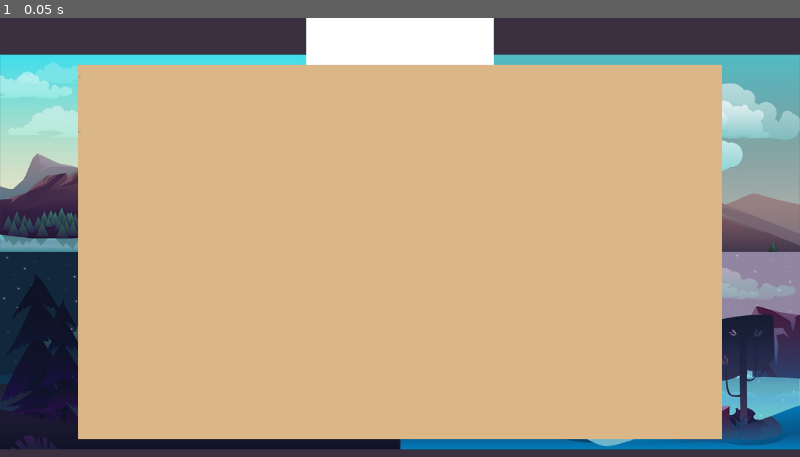
Above: before the commit, frame 1.
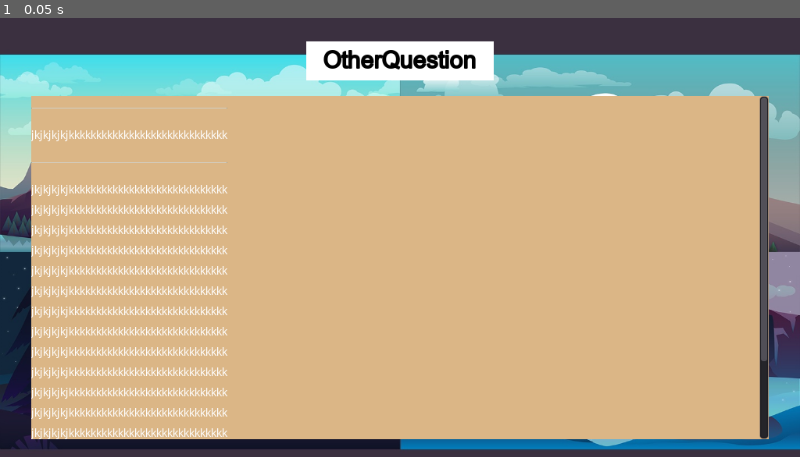
Above: after the commit, the same moment.

Repository: lawrence0510/Grduation_Repository
Game: Godot game, scene res://Scene/Dialog.tscn
Same seed, same stepped clock (60 frames per second), same inputs: the game is played once before the commit and once after it. The project has no main scene, so this scene is started directly.
Inputs:
- Up to frame 1 (0.05 s): no input

The runs differ from the first frame. In frame 1, 19% of the frame differs, in the area x 3-97%, y 0-97%.

Commit message:
結算頁面調整完成

Diff:
--- a/frontend/kerwin/Scene/Dialog.tscn
+++ b/frontend/kerwin/Scene/Dialog.tscn
@@ -1,6 +1,13 @@
-[gd_scene load_steps=3 format=2]
+[gd_scene load_steps=5 format=2]
 
 [ext_resource path="res://Pic/Free-Horizontal-2D-Game-Backgrounds-2.jpg" type="Texture" id=1]
+[ext_resource path="res://ARIAL.TTF" type="DynamicFontData" id=2]
+
+[sub_resource type="DynamicFont" id=3]
+size = 30
+outline_size = 1
+outline_color = Color( 0, 0, 0, 1 )
+font_data = ExtResource( 2 )
 
 [sub_resource type="StyleBoxEmpty" id=2]
 
@@ -18,48 +25,169 @@
 anchor_left = 0.5
 anchor_right = 0.5
 margin_left = -120.0
+margin_top = 30.0
 margin_right = 120.0
-margin_bottom = 480.0
+margin_bottom = 80.0
+
+[node name="Label" type="Label" parent="."]
+anchor_left = 0.5
+anchor_right = 0.5
+margin_left = -98.0
+margin_top = 36.0
+margin_right = 98.0
+margin_bottom = 71.0
+custom_colors/font_color = Color( 0, 0, 0, 1 )
+custom_fonts/font = SubResource( 3 )
+text = "OtherQuestion"
 
 [node name="MarginContainer" type="MarginContainer" parent="."]
 anchor_right = 1.0
 anchor_bottom = 1.0
-custom_constants/margin_right = 100
-custom_constants/margin_top = 60
-custom_constants/margin_left = 100
+custom_constants/margin_right = 40
+custom_constants/margin_top = 100
+custom_constants/margin_left = 40
 custom_constants/margin_bottom = 60
 
 [node name="ColorRect" type="ColorRect" parent="MarginContainer"]
-margin_left = 100.0
-margin_top = 60.0
-margin_right = 924.0
+margin_left = 40.0
+margin_top = 100.0
+margin_right = 984.0
 margin_bottom = 540.0
 color = Color( 0.858824, 0.713726, 0.52549, 1 )
 
 [node name="ScrollContainer" type="ScrollContainer" parent="MarginContainer"]
-margin_left = 100.0
-margin_top = 60.0
-margin_right = 924.0
+margin_left = 40.0
+margin_top = 100.0
+margin_right = 984.0
 margin_bottom = 540.0
 custom_styles/bg = SubResource( 2 )
 
 [node name="VBoxContainer" type="VBoxContainer" parent="MarginContainer/ScrollContainer"]
-margin_right = 3.0
-margin_bottom = 102.0
+margin_right = 251.0
+margin_bottom = 570.0
 custom_constants/separation = 12
 
 [node name="HSeparator2" type="HSeparator" parent="MarginContainer/ScrollContainer/VBoxContainer"]
-margin_right = 3.0
+margin_right = 251.0
 margin_bottom = 32.0
 custom_constants/separation = 32
 
 [node name="Label" type="Label" parent="MarginContainer/ScrollContainer/VBoxContainer"]
 margin_top = 44.0
-margin_right = 3.0
+margin_right = 251.0
 margin_bottom = 58.0
+text = "jkjkjkjkjkkkkkkkkkkkkkkkkkkkkkkkkkkkkk"
 
 [node name="HSeparator" type="HSeparator" parent="MarginContainer/ScrollContainer/VBoxContainer"]
 margin_top = 70.0
-margin_right = 3.0
+margin_right = 251.0
 margin_bottom = 102.0
 custom_constants/separation = 32
+
+[node name="Label2" type="Label" parent="MarginContainer/ScrollContainer/VBoxContainer"]
+margin_top = 114.0
+margin_right = 251.0
+margin_bottom = 128.0
+text = "jkjkjkjkjkkkkkkkkkkkkkkkkkkkkkkkkkkkkk"
+
+[node name="Label3" type="Label" parent="MarginContainer/ScrollContainer/VBoxContainer"]
+margin_top = 140.0
+margin_right = 251.0
+margin_bottom = 154.0
+text = "jkjkjkjkjkkkkkkkkkkkkkkkkkkkkkkkkkkkkk"
+
+[node name="Label4" type="Label" parent="MarginContainer/ScrollContainer/VBoxContainer"]
+margin_top = 166.0
+margin_right = 251.0
+margin_bottom = 180.0
+text = "jkjkjkjkjkkkkkkkkkkkkkkkkkkkkkkkkkkkkk"
+
+[node name="Label5" type="Label" parent="MarginContainer/ScrollContainer/VBoxContainer"]
+margin_top = 192.0
+margin_right = 251.0
+margin_bottom = 206.0
+text = "jkjkjkjkjkkkkkkkkkkkkkkkkkkkkkkkkkkkkk"
+
+[node name="Label6" type="Label" parent="MarginContainer/ScrollContainer/VBoxContainer"]
+margin_top = 218.0
+margin_right = 251.0
+margin_bottom = 232.0
+text = "jkjkjkjkjkkkkkkkkkkkkkkkkkkkkkkkkkkkkk"
+
+[node name="Label7" type="Label" parent="MarginContainer/ScrollContainer/VBoxContainer"]
+margin_top = 244.0
+margin_right = 251.0
+margin_bottom = 258.0
+text = "jkjkjkjkjkkkkkkkkkkkkkkkkkkkkkkkkkkkkk"
+
+[node name="Label8" type="Label" parent="MarginContainer/ScrollContainer/VBoxContainer"]
+margin_top = 270.0
+margin_right = 251.0
+margin_bottom = 284.0
+text = "jkjkjkjkjkkkkkkkkkkkkkkkkkkkkkkkkkkkkk"
+
+[node name="Label9" type="Label" parent="MarginContainer/ScrollContainer/VBoxContainer"]
+margin_top = 296.0
+margin_right = 251.0
+margin_bottom = 310.0
+text = "jkjkjkjkjkkkkkkkkkkkkkkkkkkkkkkkkkkkkk"
+
+[node name="Label10" type="Label" parent="MarginContainer/ScrollContainer/VBoxContainer"]
+margin_top = 322.0
+margin_right = 251.0
+margin_bottom = 336.0
+text = "jkjkjkjkjkkkkkkkkkkkkkkkkkkkkkkkkkkkkk"
+
+[node name="Label11" type="Label" parent="MarginContainer/ScrollContainer/VBoxContainer"]
+margin_top = 348.0
+margin_right = 251.0
+margin_bottom = 362.0
+text = "jkjkjkjkjkkkkkkkkkkkkkkkkkkkkkkkkkkkkk"
+
+[node name="Label12" type="Label" parent="MarginContainer/ScrollContainer/VBoxContainer"]
+margin_top = 374.0
+margin_right = 251.0
+margin_bottom = 388.0
+text = "jkjkjkjkjkkkkkkkkkkkkkkkkkkkkkkkkkkkkk"
+
+[node name="Label13" type="Label" parent="MarginContainer/ScrollContainer/VBoxContainer"]
+margin_top = 400.0
+margin_right = 251.0
+margin_bottom = 414.0
+text = "jkjkjkjkjkkkkkkkkkkkkkkkkkkkkkkkkkkkkk"
+
+[node name="Label14" type="Label" parent="MarginContainer/ScrollContainer/VBoxContainer"]
+margin_top = 426.0
+margin_right = 251.0
+margin_bottom = 440.0
+text = "jkjkjkjkjkkkkkkkkkkkkkkkkkkkkkkkkkkkkk"
+
+[node name="Label15" type="Label" parent="MarginContainer/ScrollContainer/VBoxContainer"]
+margin_top = 452.0
+margin_right = 251.0
+margin_bottom = 466.0
+text = "jkjkjkjkjkkkkkkkkkkkkkkkkkkkkkkkkkkkkk"
+
+[node name="Label16" type="Label" parent="MarginContainer/ScrollContainer/VBoxContainer"]
+margin_top = 478.0
+margin_right = 251.0
+margin_bottom = 492.0
+text = "jkjkjkjkjkkkkkkkkkkkkkkkkkkkkkkkkkkkkk"
+
+[node name="Label17" type="Label" parent="MarginContainer/ScrollContainer/VBoxContainer"]
+margin_top = 504.0
+margin_right = 251.0
+margin_bottom = 518.0
+text = "jkjkjkjkjkkkkkkkkkkkkkkkkkkkkkkkkkkkkk"
+
+[node name="Label18" type="Label" parent="MarginContainer/ScrollContainer/VBoxContainer"]
+margin_top = 530.0
+margin_right = 251.0
+margin_bottom = 544.0
+text = "jkjkjkjkjkkkkkkkkkkkkkkkkkkkkkkkkkkkkk"
+
+[node name="Label19" type="Label" parent="MarginContainer/ScrollContainer/VBoxContainer"]
+margin_top = 556.0
+margin_right = 251.0
+margin_bottom = 570.0
+text = "jkjkjkjkjkkkkkkkkkkkkkkkkkkkkkkkkkkkkk"
--- a/frontend/kerwin/Scene/ResultPage.tscn
+++ b/frontend/kerwin/Scene/ResultPage.tscn
@@ -118,8 +118,7 @@
 text = "multiple"
 
 [node name="ProgressBar" type="ProgressBar" parent="MarginContainer/VBoxContainer/HBoxContainer/VBoxContainer/HBoxContainer"]
-margin_left = 156.0
-margin_top = 20.0
+margin_left = 142.0
 margin_right = 157.0
 margin_bottom = 15.0
 rect_min_size = Vector2( 15, 15 )
